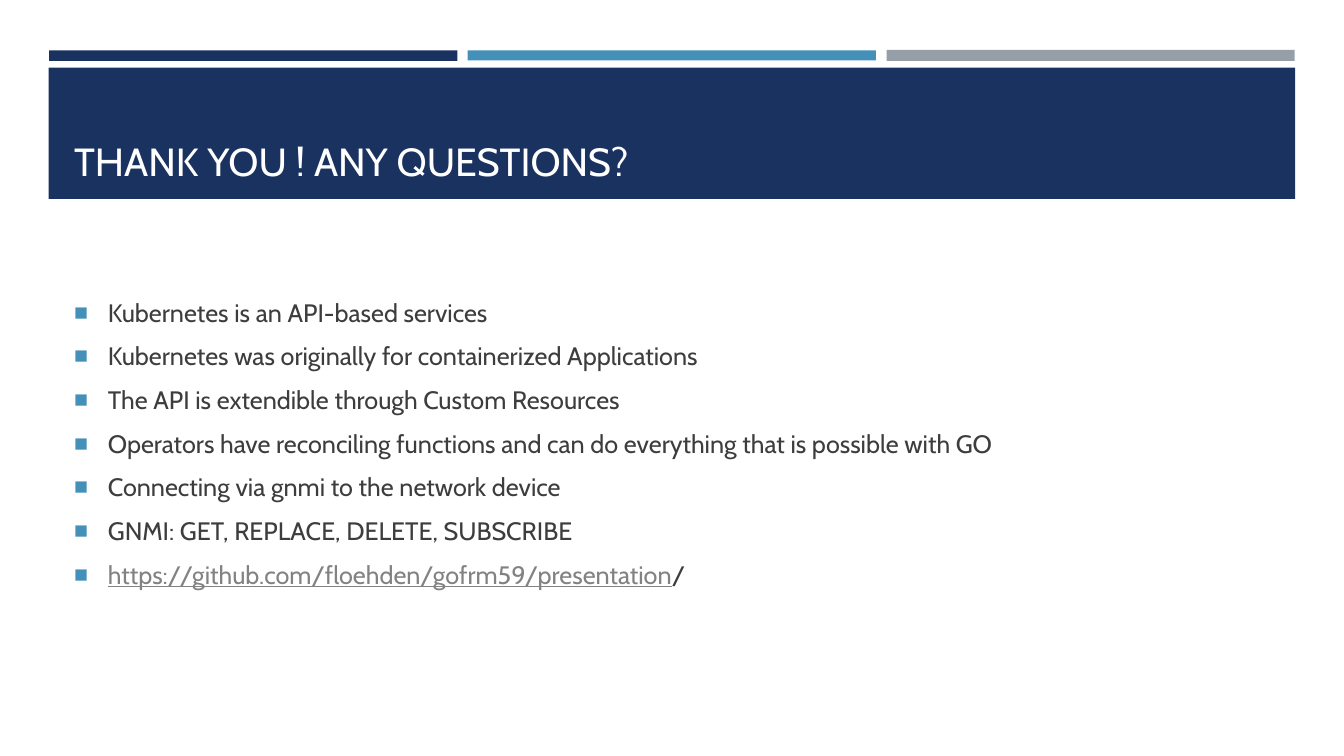
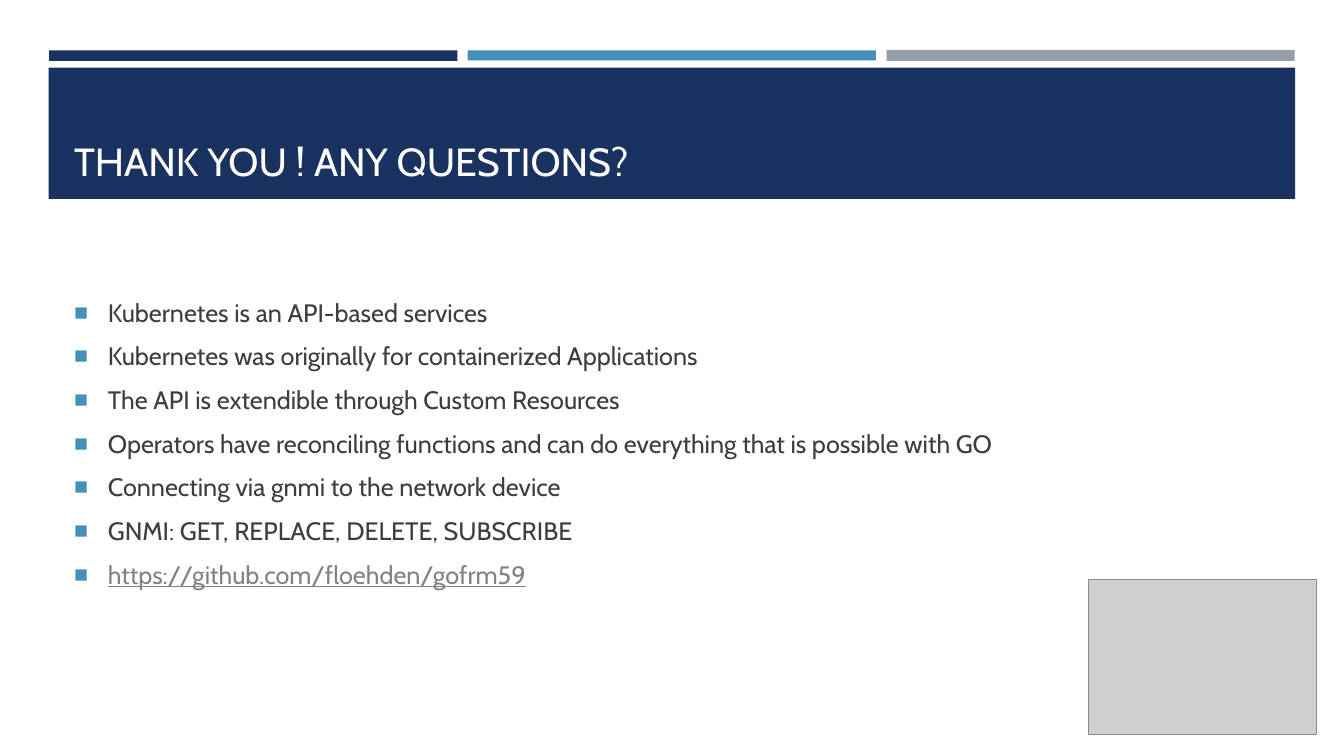
Before and after one commit to floehden/gofrm59, a slide deck: slide 9 of ConfigNDThrougk8s.pptx. Drawn at 1344x756 pixels with LibreOffice and Linux fonts; fonts in the diff are those of the drawing; grey boxes stand for pictures. Boxes give left, top, right and bottom in pixels: in the first picture for what was removed or moved away, otherwise in the second. Text is boxed around its words. In the diff, an @@ line names an element or a change of style, - is before the commit and + after.

```diff
--- a/ConfigNDThrougk8s.pptx
+++ b/ConfigNDThrougk8s.pptx
@@ text at [108,565,526,590]: text changed @@
-■ https://github.com/floehden/gofrm59/presentation/
+■ https://github.com/floehden/gofrm59
@@ picture added at [1089,580,1317,735] @@
```
Also in this commit, not shown: 5 other slides changed, 1 slide added, 1 other file.
